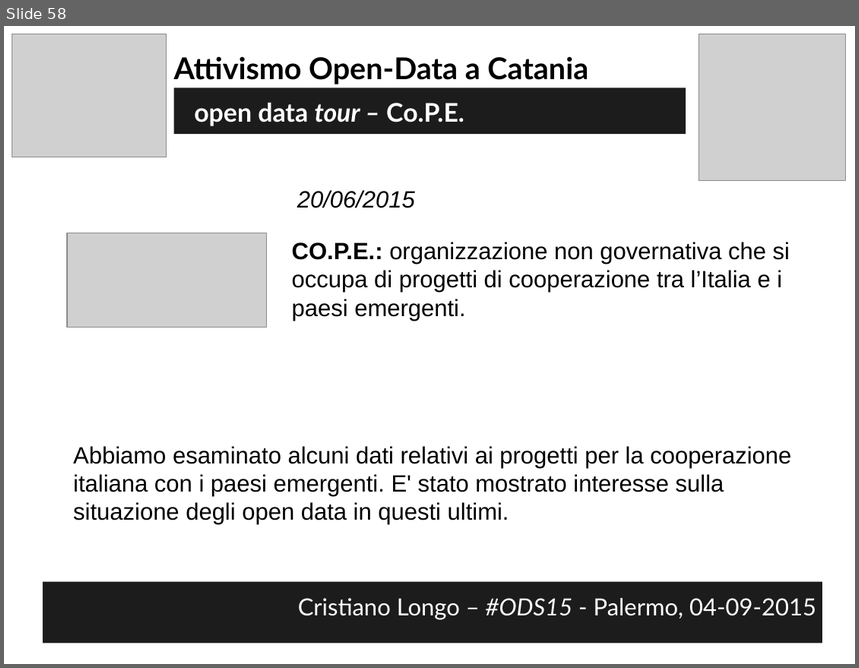
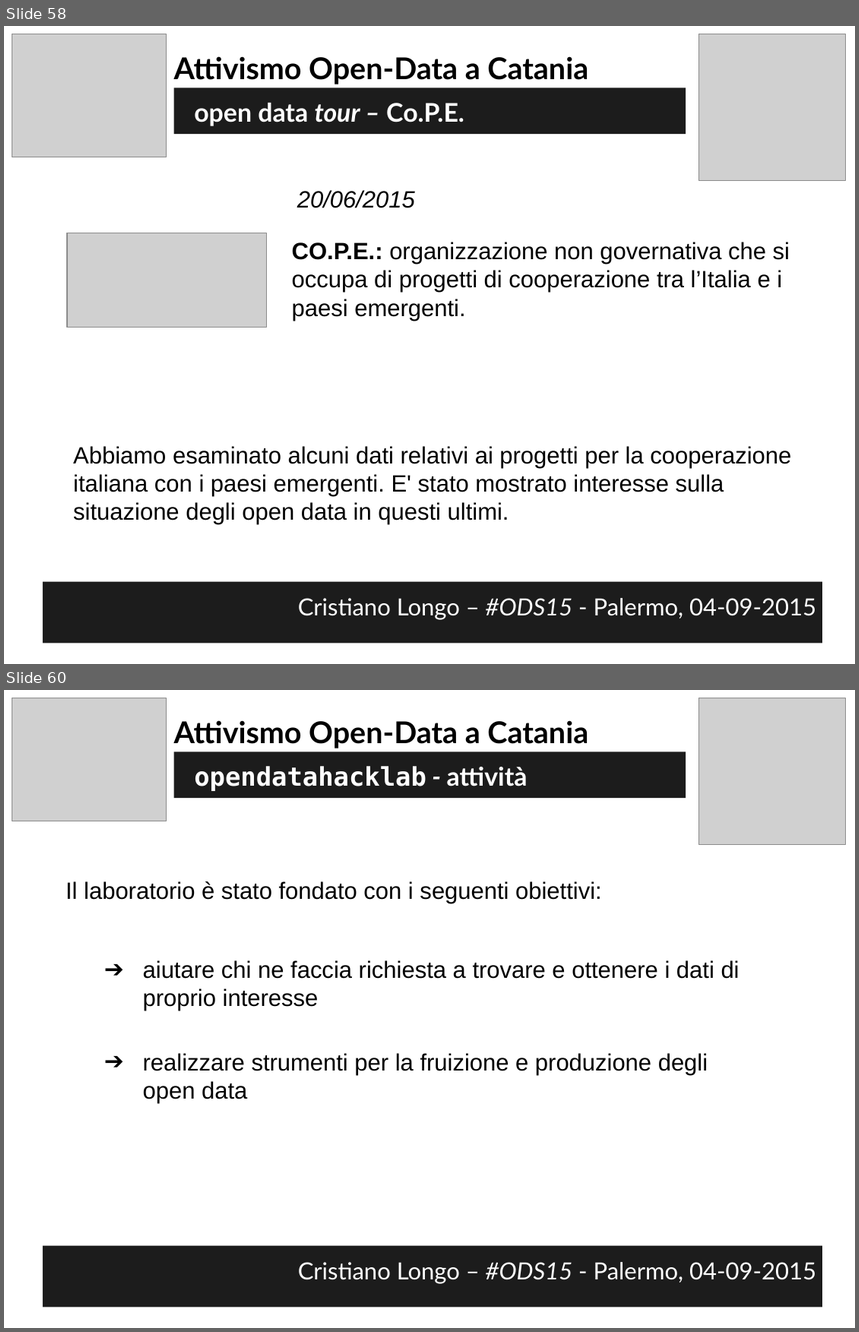
Before and after one commit to opendatahacklab/opendatahacklab.github.io, a slide deck: events/odt_ods15.odp. Shown one above the other, each under a label of ours: slide 58 before the commit, slides 58 and 60 after it; the slides between them are not shown. The pictures are 859x668 and 859x1332 pixels, drawn with LibreOffice and Linux fonts; fonts in the diff are those of the drawing; grey boxes stand for pictures. Boxes give left, top, right and bottom in pixels: in the first picture for what was removed or moved away, otherwise in the second. Text is boxed around its words. In the diff, an @@ line names an element or a change of style, - is before the commit and + after.

Commit message:
ods15 - opendatahacklab description incomplete

```diff
--- a/events/odt_ods15.odp
+++ b/events/odt_ods15.odp
@@ slide 60 added at (x1=4, y1=690, x2=855, y2=1328), background #FFFFFF @@
@@ picture added at (x1=12, y1=698, x2=166, y2=821) @@
@@ picture added at (x1=699, y1=698, x2=846, y2=844) @@
@@ text added at (x1=174, y1=720, x2=588, y2=749), 28 pt, text #000000, bold @@
+Attivismo Open-Data a Catania
@@ text added at (x1=174, y1=752, x2=686, y2=798), fill #1C1C1C, 24 pt, text #FFFFFF, bold @@
+opendatahacklab - attività
@@ text added at (x1=66, y1=882, x2=602, y2=904), 22 pt, text #000000 @@
+Il laboratorio è stato fondato con i seguenti obiettivi:
@@ text added at (x1=143, y1=961, x2=740, y2=1104), 22 pt, text #000000 @@
+➔ aiutare chi ne faccia richiesta a trovare e ottenere i dati di proprio interesse
+➔ realizzare strumenti per la fruizione e produzione degli open data
@@ text added at (x1=43, y1=1246, x2=823, y2=1307), fill #1C1C1C, 22 pt, text #FFFFFF @@
+Cristiano Longo – #ODS15 - Palermo, 04-09-2015
```
Also in this commit, not shown: 14 other slides added.
